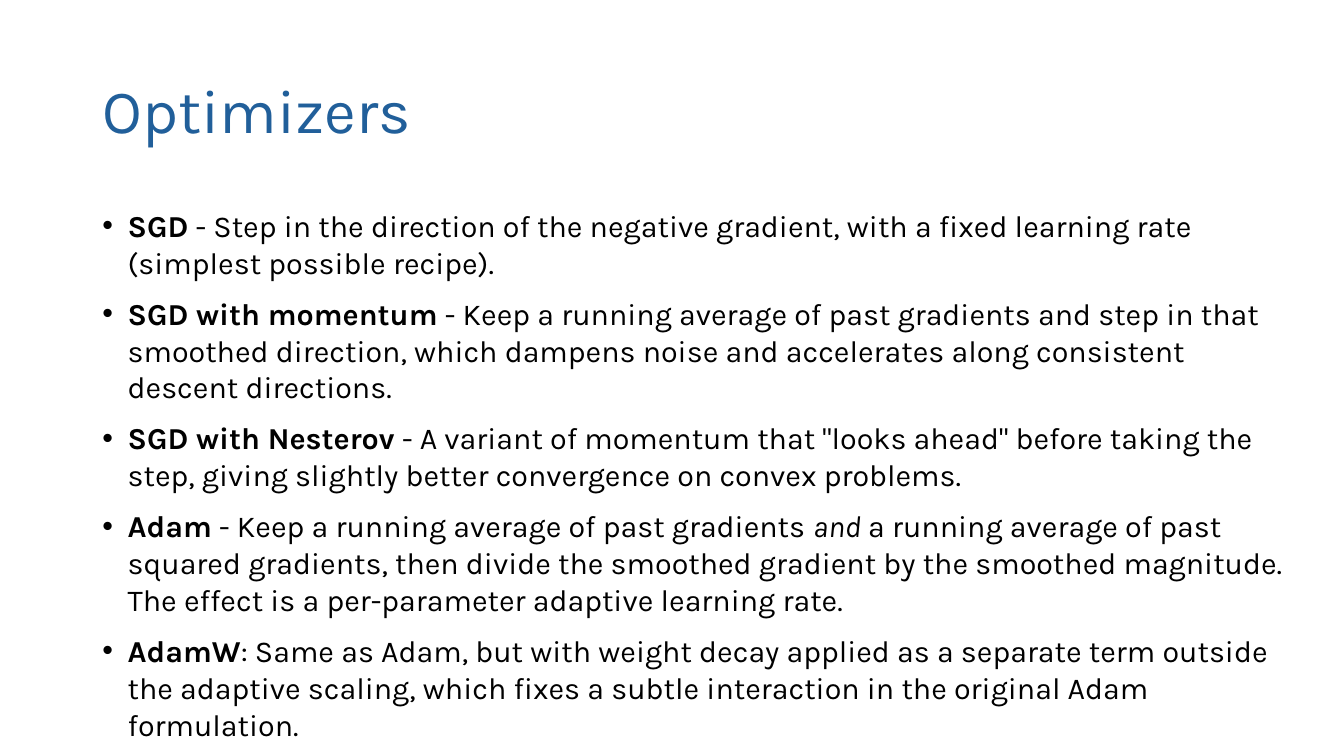
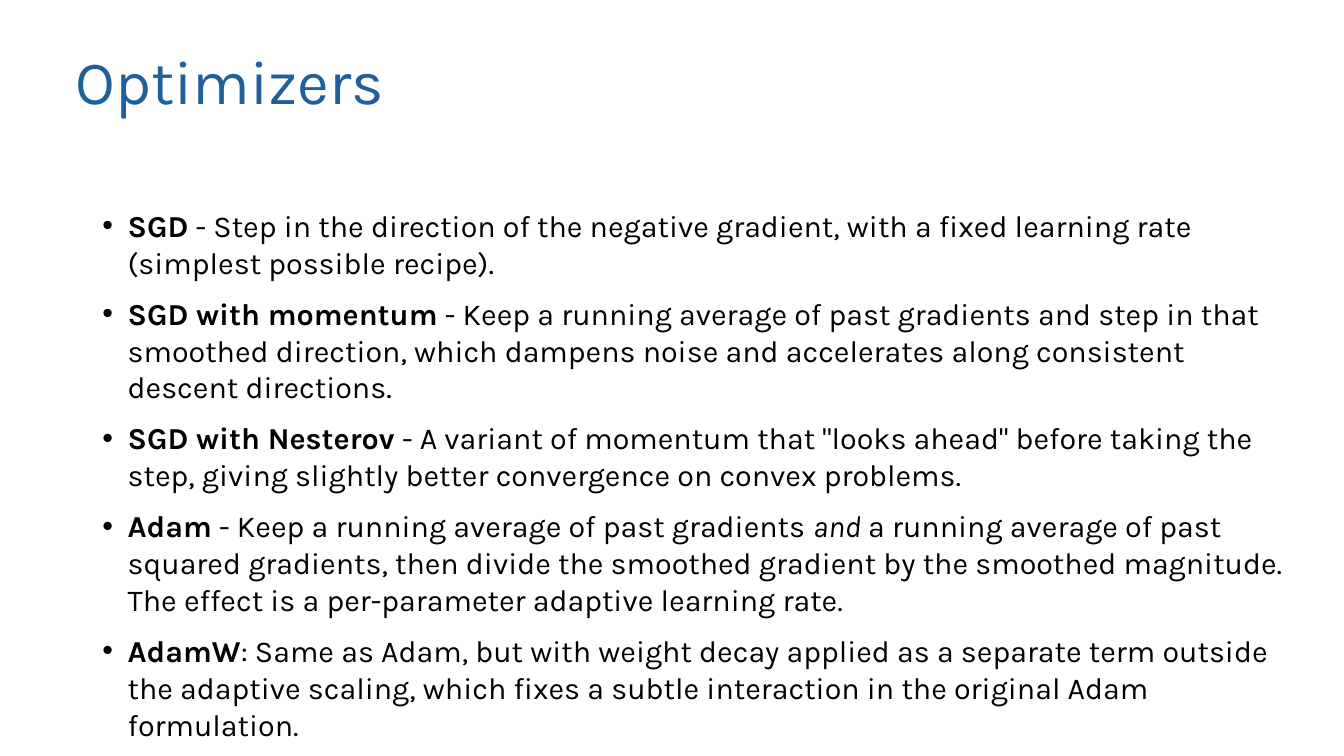
Before and after one commit to logus2k/co, a slide deck: slide 9 of documents/project_presentation.pptx. Drawn at 1344x756 pixels with LibreOffice and Linux fonts; fonts in the diff are those of the drawing; background and template pictures are left out. Boxes give left, top, right and bottom in pixels: in the first picture for what was removed or moved away, otherwise in the second. Text is boxed around its words. In the diff, an @@ line names an element or a change of style, - is before the commit and + after.

```diff
--- a/documents/project_presentation.pptx
+++ b/documents/project_presentation.pptx
@@ title "Optimizers": place and size @@
-title "Optimizers" at [102,90,411,148]
+title "Optimizers" at [75,61,384,119]
```
Also in this commit, not shown: 6 other slides changed, 1 other file.
